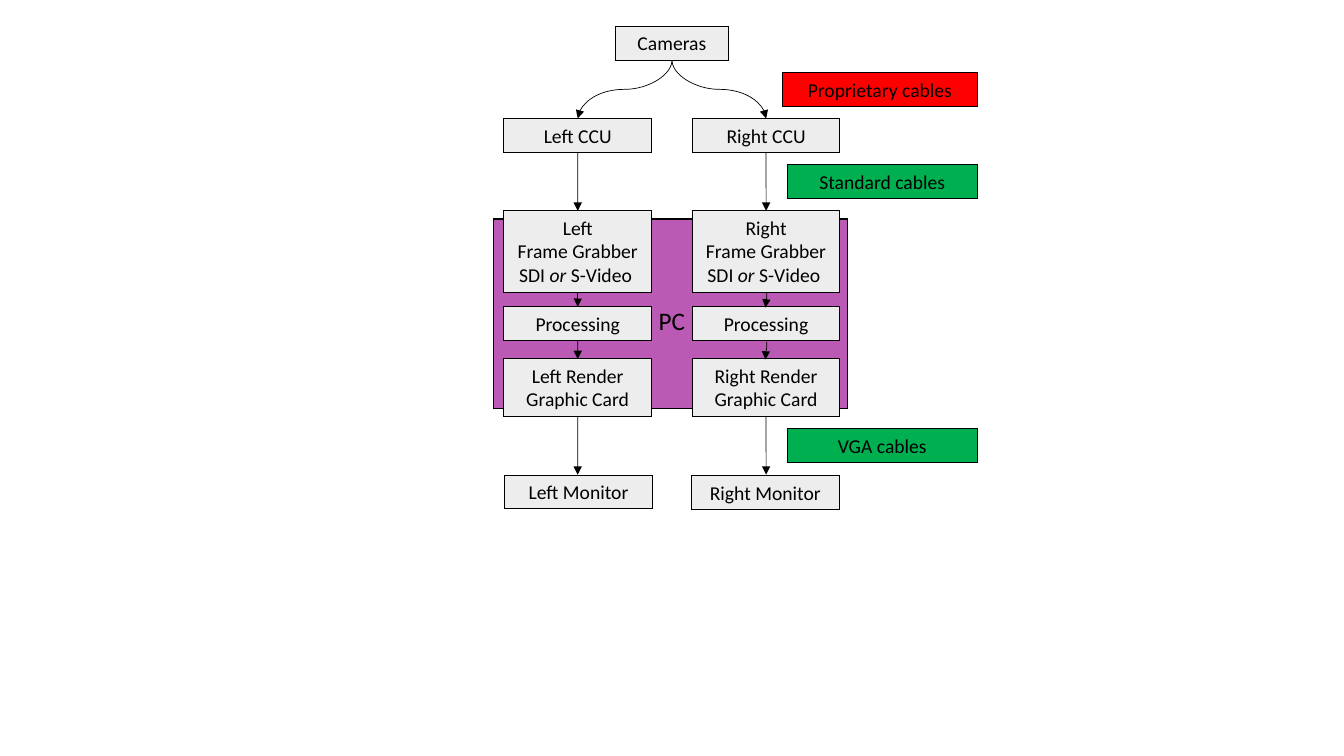
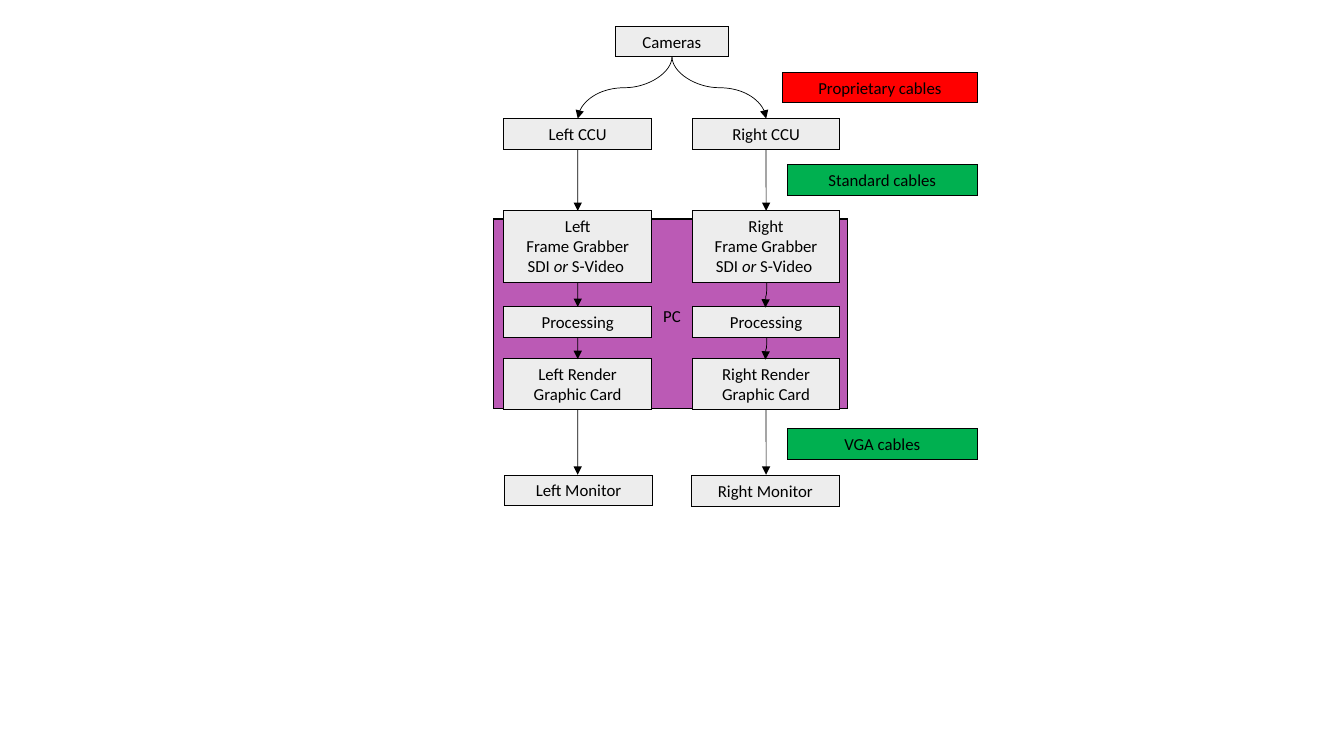
Before and after one commit to RobertoRoos/sawIntuitiveResearchKitWiki, a slide deck: slide 1 of video-pipeline-software.pptx. Drawn at 1344x756 pixels with LibreOffice and Linux fonts; fonts in the diff are those of the drawing. Boxes give left, top, right and bottom in pixels: in the first picture for what was removed or moved away, otherwise in the second. Text is boxed around its words. In the diff, an @@ line names an element or a change of style, - is before the commit and + after.

Commit message:
fixed fonts in video pipeline diagrams

```diff
--- a/video-pipeline-software.pptx
+++ b/video-pipeline-software.pptx
@@ rectangle "Cameras": place and size @@
-rectangle "Cameras" at (616,26,729,60)
+rectangle "Cameras" at (616,26,729,56)
@@ curved arrow moved from (673, 60) - (578, 119) to (673, 56) - (578, 119) @@
@@ curved arrow moved from (673, 60) - (766, 119) to (673, 56) - (766, 119) @@
@@ rectangle "Proprietary cables": place and size @@
-rectangle "Proprietary cables" at (783,73,978,107)
+rectangle "Proprietary cables" at (783,73,978,103)
@@ rectangle "Left CCU": place and size @@
-rectangle "Left CCU" at (504,119,651,153)
+rectangle "Left CCU" at (504,119,651,149)
@@ rectangle "Right CCU": place and size @@
-rectangle "Right CCU" at (693,119,840,153)
+rectangle "Right CCU" at (693,119,840,149)
@@ rectangle "Standard cables": place and size @@
-rectangle "Standard cables" at (787,164,977,199)
+rectangle "Standard cables" at (787,164,977,195)
@@ rectangle "Left": place and size @@
-rectangle "Left" at (504,211,651,292)
+rectangle "Left" at (504,211,651,282)
@@ size 14 to 12 pt in 14 elements at (783,73,978,103), (787,164,977,195), (787,429,977,459), (504,119,651,149), (693,119,840,149), (693,307,840,337), (504,307,651,337), (692,476,839,506), (505,475,652,505), (616,26,729,56), (504,359,651,409), (693,359,840,409), (504,211,651,282), (693,211,840,282) @@
@@ rectangle "Right": place and size @@
-rectangle "Right" at (693,211,840,292)
+rectangle "Right" at (693,211,840,282)
@@ curved arrow moved from (578, 292) - (578, 307) to (578, 282) - (578, 307) @@
@@ curved arrow moved from (767, 293) - (765, 308) to (767, 283) - (765, 308) @@
@@ rectangle "Processing": place and size @@
-rectangle "Processing" at (504,307,651,341)
+rectangle "Processing" at (504,307,651,337)
@@ text "PC" at (663,311,681,322): size 18 to 12 pt @@
@@ rectangle "Processing": place and size @@
-rectangle "Processing" at (693,307,840,341)
+rectangle "Processing" at (693,307,840,337)
@@ rectangle "Left Render": place and size @@
-rectangle "Left Render" at (504,359,651,416)
+rectangle "Left Render" at (504,359,651,409)
@@ 3 curved arrows: place and size @@
-3 curved arrows at (578,152,766,359)
+3 curved arrows at (578,149,766,359)
@@ rectangle "Right Render": place and size @@
-rectangle "Right Render" at (693,359,840,416)
+rectangle "Right Render" at (693,359,840,409)
@@ curved arrow moved from (767, 342) - (765, 360) to (767, 338) - (765, 360) @@
@@ curved arrow moved from (578, 416) - (578, 475) to (578, 410) - (578, 475) @@
@@ curved arrow moved from (766, 416) - (766, 475) to (766, 410) - (766, 475) @@
@@ rectangle "VGA cables": place and size @@
-rectangle "VGA cables" at (787,429,977,463)
+rectangle "VGA cables" at (787,429,977,459)
@@ rectangle "Left Monitor": place and size @@
-rectangle "Left Monitor" at (505,475,652,509)
+rectangle "Left Monitor" at (505,475,652,505)
@@ rectangle "Right Monitor": place and size @@
-rectangle "Right Monitor" at (692,476,839,510)
+rectangle "Right Monitor" at (692,476,839,506)
```
Also in this commit, not shown: 3 other files.
